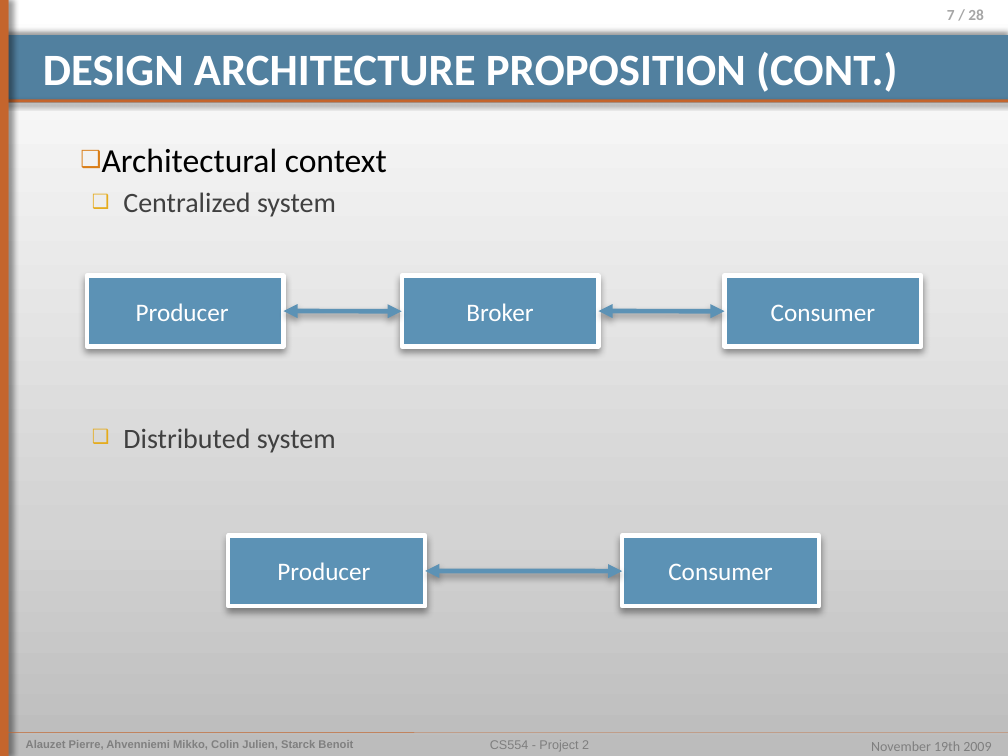
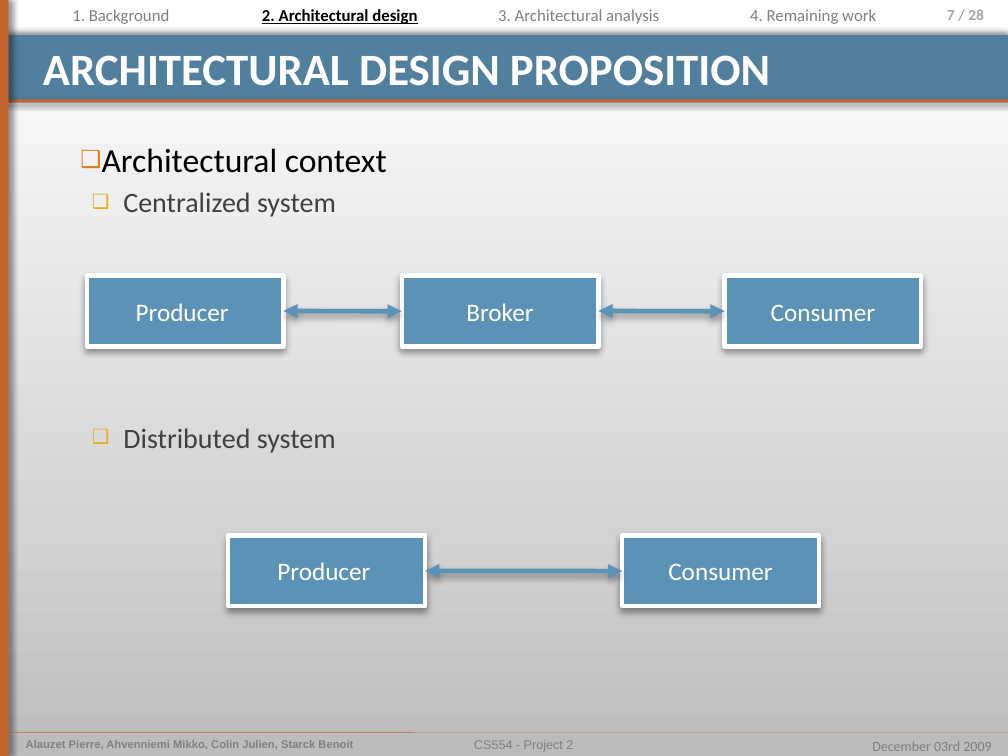
Before and after one commit to pierrealauzet/euroteam, a slide deck: slide 7 of Project 2/Part3/CS554_EuroTeam_Project2_OP6.pptx. Drawn at 1008x756 pixels with LibreOffice and Linux fonts; fonts in the diff are those of the drawing. Boxes give left, top, right and bottom in pixels: in the first picture for what was removed or moved away, otherwise in the second. Text is boxed around its words. In the diff, an @@ line names an element or a change of style, - is before the commit and + after.

```diff
--- a/Project 2/Part3/CS554_EuroTeam_Project2_OP6.pptx
+++ b/Project 2/Part3/CS554_EuroTeam_Project2_OP6.pptx
@@ text added at (x1=72, y1=9, x2=170, y2=24), 12 pt, text #808080 @@
+1. Background
@@ text added at (x1=262, y1=9, x2=417, y2=24), 12 pt, text #000000, bold, underline @@
+2. Architectural design
@@ text added at (x1=498, y1=9, x2=659, y2=24), 12 pt, text #808080 @@
+3. Architectural analysis
@@ text added at (x1=750, y1=9, x2=876, y2=24), 12 pt, text #808080 @@
+4. Remaining work
@@ title at (x1=43, y1=55, x2=770, y2=86): text changed @@
-DESIGN ARCHITECTURE PROPOSITION (CONT.)
+ARCHITECTURAL DESIGN PROPOSITION
@@ text "CS554 - Project 2" moved from (x1=490, y1=740, x2=589, y2=751) to (x1=474, y1=740, x2=573, y2=751) @@
@@ text at (x1=872, y1=741, x2=991, y2=751): text changed @@
-November 19th 2009
+December 03rd 2009
```
Also in this commit, not shown: 14 other slides changed, 9 slides added, 2 slides removed, 1 other file.
